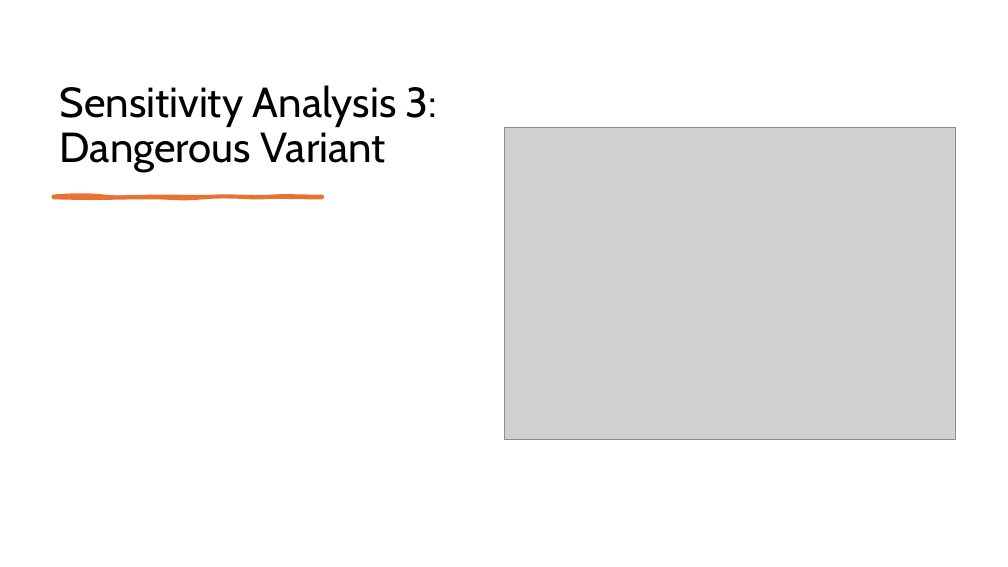
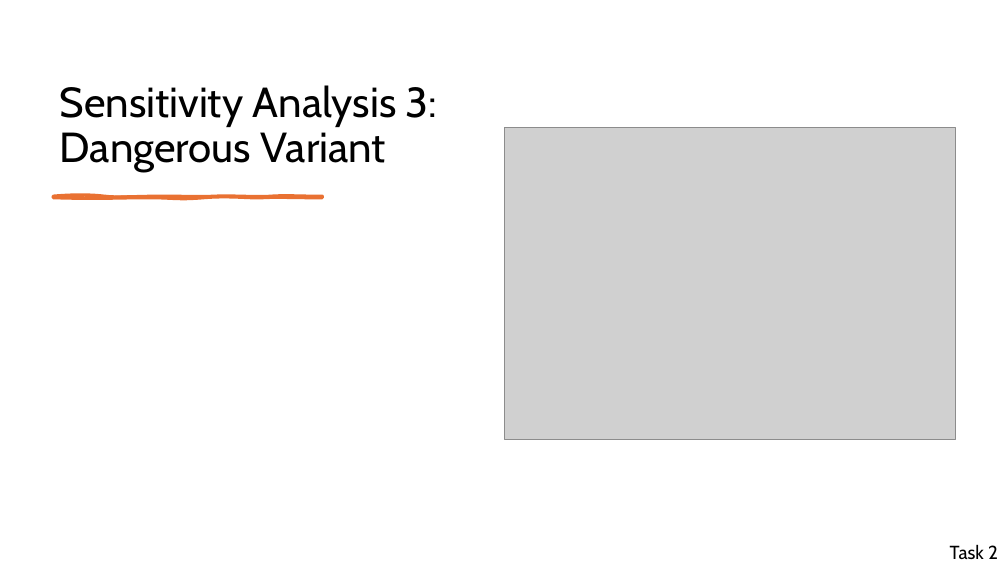
Before and after one commit to millas1/modsim, a slide deck: slide 7 of modsimpresentation.pptx. Drawn at 1008x567 pixels with LibreOffice and Linux fonts; fonts in the diff are those of the drawing; grey boxes stand for pictures. Boxes give left, top, right and bottom in pixels: in the first picture for what was removed or moved away, otherwise in the second. Text is boxed around its words. In the diff, an @@ line names an element or a change of style, - is before the commit and + after.

```diff
--- a/modsimpresentation.pptx
+++ b/modsimpresentation.pptx
@@ text added at box(950, 544, 998, 559), 18 pt, text #000000 @@
+Task 2
```
Also in this commit, not shown: 8 other slides changed, 8 slides added, 3 slides removed.
